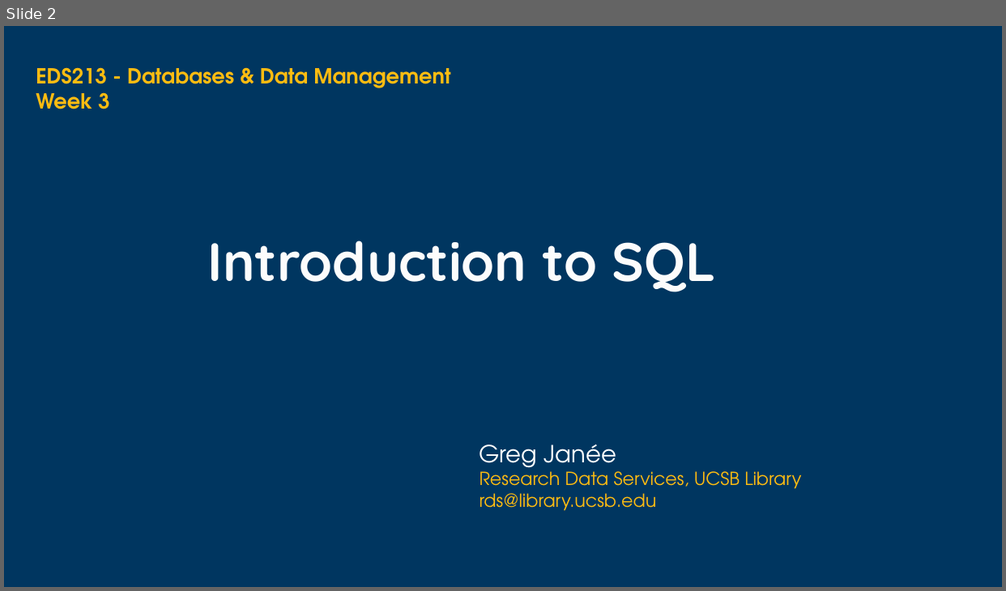
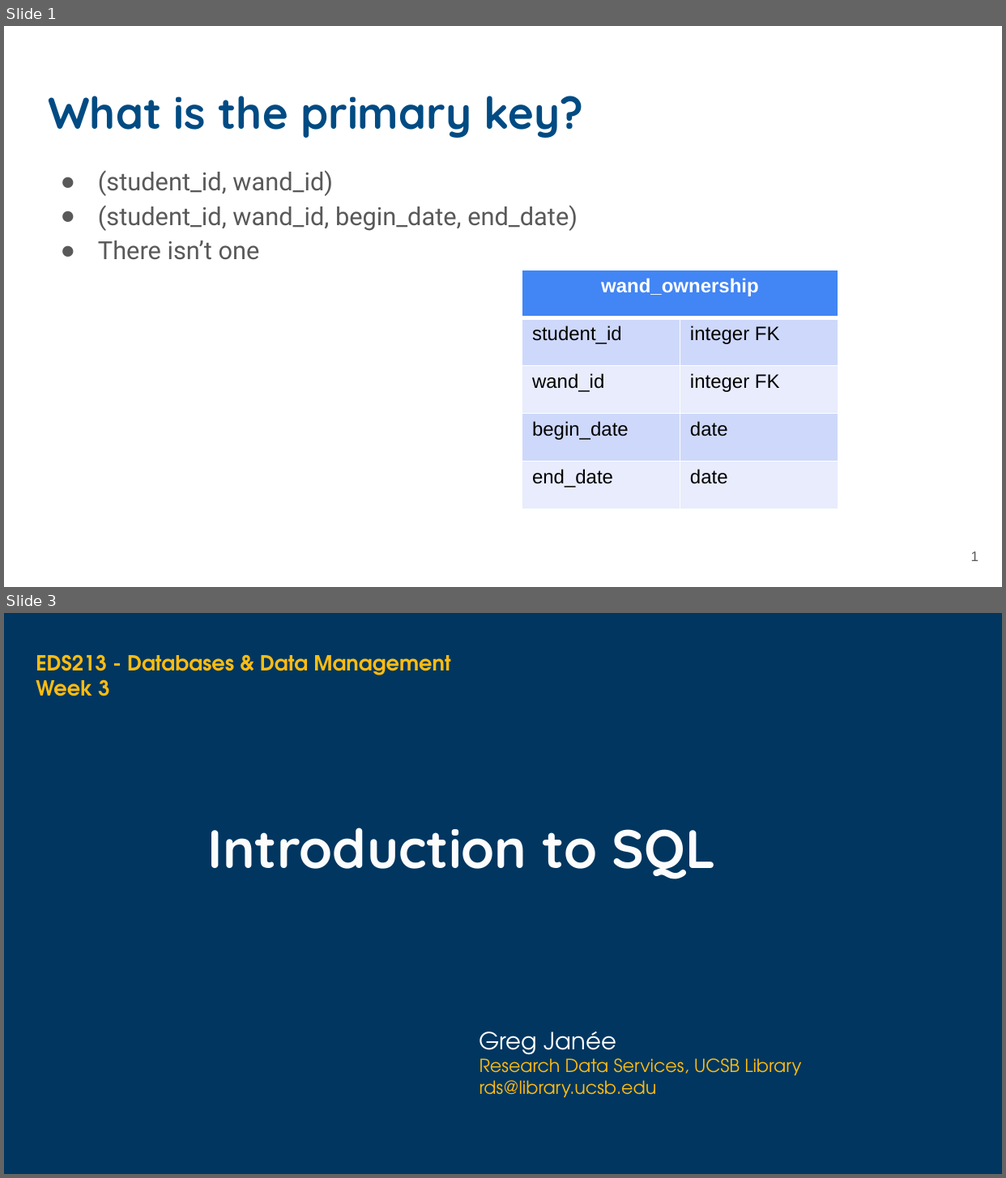
Before and after one commit to UCSB-Library-Research-Data-Services/bren-eds213, a slide deck: modules/week03/slides-03.pptx. Shown one above the other, each under a label of ours: slide 2 before the commit, slides 1 and 3 after it; the slides between them are not shown. The pictures are 1006x591 and 1006x1178 pixels, drawn with LibreOffice and Linux fonts; fonts in the diff are those of the drawing; background and template pictures are left out. Boxes give left, top, right and bottom in pixels: in the first picture for what was removed or moved away, otherwise in the second. Text is boxed around its words. In the diff, an @@ line names an element or a change of style, - is before the commit and + after.

```diff
--- a/modules/week03/slides-03.pptx
+++ b/modules/week03/slides-03.pptx
@@ slide 1 added at bbox=[4, 26, 1002, 587], background #FFFFFF @@
@@ title added at bbox=[48, 96, 583, 138], 32 pt, text #004B83, bold @@
+What is the primary key?
@@ text added at bbox=[98, 170, 577, 260], 18 pt, text #595959 @@
+● (student_id, wand_id)
+● (student_id, wand_id, begin_date, end_date)
+● There isn’t one
@@ table added at bbox=[522, 271, 837, 510], 5 rows, 2 columns @@
+wand_ownership | 
+student_id | integer FK
+wand_id | integer FK
+begin_date | date
+end_date | date
@@ page number added at bbox=[971, 552, 979, 561], 10 pt, text #595959 @@
+1
@@ what was slide 2 is now slide 3 @@
```
Also in this commit, not shown: 1 slide changed, 1 other slide added, 4 slides removed.
